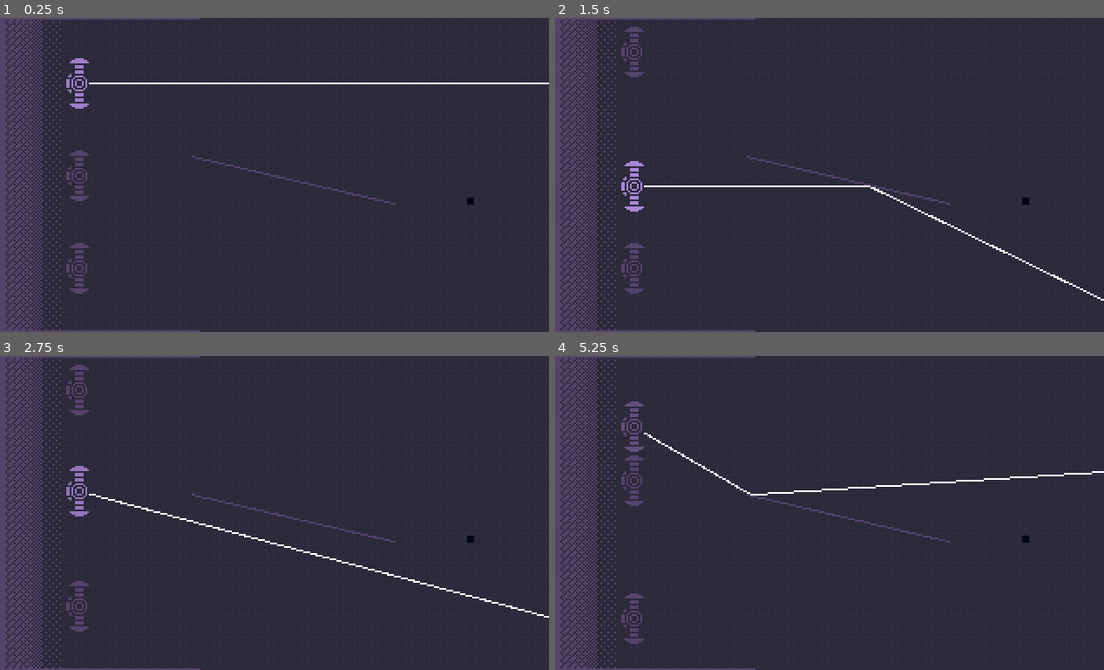
Above: before the commit, frames 1-4 (two rows, left to right).
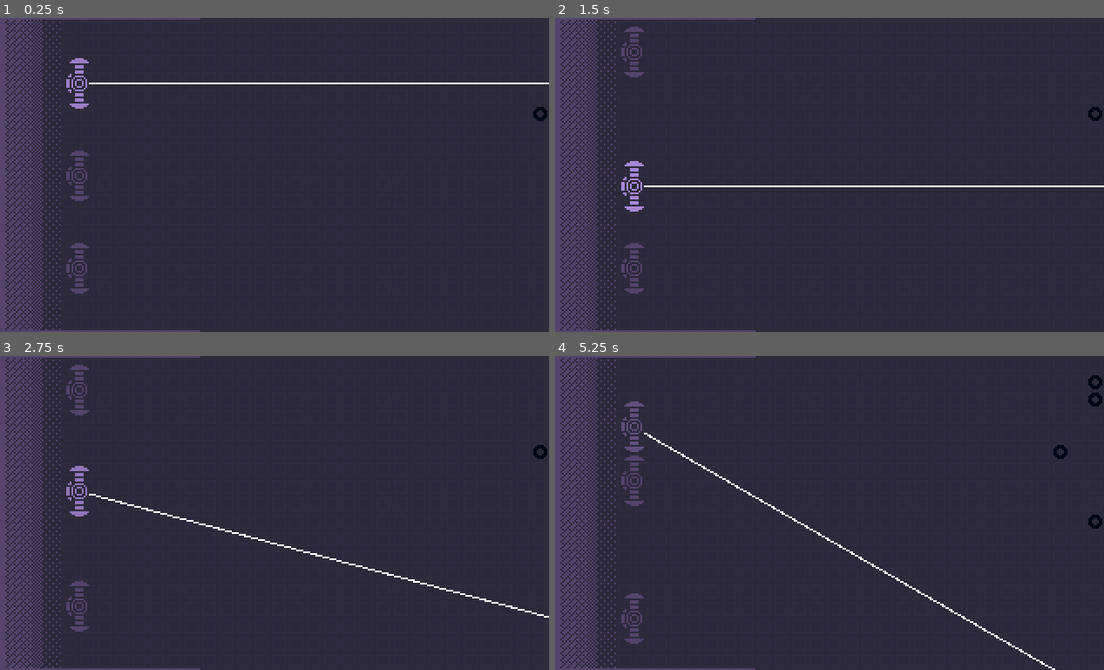
Above: after the commit, the same moments.

Repository: Aurif/Lightwave
Game: Godot game, scene res://scene.tscn
Same seed, same stepped clock (60 frames per second), same inputs: the game is played once before the commit and once after it.
Inputs:
- Up to frame 1 (0.25 s): no input
- Up to frame 2 (1.5 s): tap Enter at 0.5 s; hold A (move_up) 0.53-1.28 s; tap W (switch_angle) at 0.6 s; hold D (move_down) from 1.28 s (still down); tap Shift at 1.35 s
- Up to frame 3 (2.75 s): release D (move_down) at 2.03 s; hold A (move_up) from 2.03 s (still down); tap W (switch_angle) at 2.1 s
- Up to frame 4 (5.25 s): tap Shift at 2.85, 4.35 s; release A (move_up) at 3.53 s; hold D (move_down) from 3.53 s (still down); tap W (switch_angle) at 3.6, 5.1 s

The runs differ from the first frame. In frame 1, 0.3% of the frame differs, in the area x 34-100%, y 28-60%; in frame 2, 0.8%; in frame 3, 0.3%; in frame 4, 1.2%, in the area x 34-100%, y 6-100%.

Commit message:
Added enemy spawning and movement

Diff:
--- /dev/null
+++ b/components/mol/enemy/enemy.tscn
@@ -0,0 +1,8 @@
+[gd_scene load_steps=2 format=3 uid="uid://0x73rcsem3bv"]
+
+[ext_resource type="Texture2D" uid="uid://buchx102g1mv7" path="res://assets/sprites/enemies/default.png" id="1_uy72o"]
+
+[node name="Enemy" type="Sprite2D"]
+z_index = 1
+texture_filter = 1
+texture = ExtResource("1_uy72o")
--- a/components/mol/laser/laser.gd
+++ b/components/mol/laser/laser.gd
@@ -12,7 +12,7 @@
 func _ready() -> void:
     _handle_active_change()
 
-func _physics_process(delta):
+func _physics_process(_delta):
     if not is_active:
         return
     var direction: float = Input.get_action_strength("move_down") \
--- a/components/mol/laser/laser.tscn
+++ b/components/mol/laser/laser.tscn
@@ -8,7 +8,7 @@
 size = Vector2(14, 31)
 
 [node name="Laser" type="CharacterBody2D" node_paths=PackedStringArray("modulate_target")]
-z_index = 2
+z_index = 3
 collision_mask = 3
 motion_mode = 1
 script = ExtResource("1_x6k3c")
--- /dev/null
+++ b/components/org/enemy_manager/enemy_manager.gd
@@ -0,0 +1,65 @@
+extends Node
+
+@export var enemy_prefab: PackedScene
+@export var max_size: Vector2i
+@export var tick_on_start: bool = true
+
+var enemy_map: Dictionary[Vector2i, Node2D] = {}
+const MOVE_DISTANCE: int = 2
+
+signal AfterTick
+
+func _ready() -> void:
+    if tick_on_start:
+        tick_enemies.call_deferred()
+
+func tick_enemies() -> void:
+    _move_enemies()
+    _spawn_enemy_wave()
+
+    AfterTick.emit()
+
+###
+### Movement
+###
+func _move_enemies() -> void:
+    var new_map: Dictionary[Vector2i, Node2D] = {}
+    var max_reachable: Dictionary[int, int] = {}
+
+    var current_positions: Array[Vector2i] = enemy_map.keys()
+    current_positions.sort_custom(func(a: Vector2i, b: Vector2i) -> bool:
+        if a.y != b.y:
+            return a.y < b.y        # lowest y first
+        return a.x > b.x            # highest x first
+    )
+
+    for pos in current_positions:
+        var new_x: int = min(max_reachable.get(pos.y, max_size.x+1)-1, pos.x+MOVE_DISTANCE)
+        max_reachable[pos.y] = new_x
+        new_map[Vector2i(new_x, pos.y)] = enemy_map[pos]
+        _move_enemy(enemy_map[pos], Vector2i(new_x, pos.y))
+
+    enemy_map = new_map
+
+func _move_enemy(node: Node2D, new_pos: Vector2i) -> void:
+    node.position = new_pos * Vector2i(-10, 10) + Vector2i(-5, 5)
+
+###
+### Spawning
+###
+func _spawn_enemy_wave(layer: int = 0) -> void:
+    var valid_spawn_points: Array[Vector2i] = []
+    for y in range(max_size.y+1):
+        if enemy_map.has(Vector2i(layer, y)):
+            continue
+        valid_spawn_points.append(Vector2i(layer, y))
+
+    valid_spawn_points.shuffle()
+    for i in range(randi_range(1, min(3, len(valid_spawn_points)))):
+        _spawn_enemy(valid_spawn_points[i])
+
+func _spawn_enemy(pos: Vector2i) -> void:
+    var node: Node2D = enemy_prefab.instantiate()
+    add_child(node)
+    node.position = pos * Vector2i(-10, 10) + Vector2i(-5, 5)
+    enemy_map[pos] = node
--- a/scene.tscn
+++ b/scene.tscn
@@ -1,8 +1,10 @@
-[gd_scene load_steps=9 format=3 uid="uid://cro2m5utrrmnf"]
+[gd_scene load_steps=11 format=3 uid="uid://cro2m5utrrmnf"]
 
 [ext_resource type="Texture2D" uid="uid://228xusoviqnl" path="res://assets/sprites/base.png" id="3_3253y"]
 [ext_resource type="Texture2D" uid="uid://cojumbjwvp5mf" path="res://assets/sprites/bg.png" id="3_m7jmp"]
 [ext_resource type="PackedScene" uid="uid://chs5l1e6nieeb" path="res://components/mol/laser/laser.tscn" id="3_u3cyc"]
+[ext_resource type="Script" uid="uid://bw0oganconan3" path="res://components/org/enemy_manager/enemy_manager.gd" id="4_m7jmp"]
+[ext_resource type="PackedScene" uid="uid://0x73rcsem3bv" path="res://components/mol/enemy/enemy.tscn" id="5_y2354"]
 
 [sub_resource type="WorldBoundaryShape2D" id="WorldBoundaryShape2D_3253y"]
 normal = Vector2(1, 0)
@@ -18,14 +20,16 @@
 [sub_resource type="RectangleShape2D" id="RectangleShape2D_u3cyc"]
 size = Vector2(120, 1)
 
-[node name="Node2D" type="Node2D"]
+[node name="Root" type="Node2D"]
 
-[node name="BG - Color" type="ColorRect" parent="."]
+[node name="PlayArea" type="Node" parent="."]
+
+[node name="BG - Color" type="ColorRect" parent="PlayArea"]
 offset_right = 320.0
 offset_bottom = 180.0
 color = Color(0.16862746, 0.16078432, 0.22745098, 1)
 
-[node name="BG - Pattern" type="TextureRect" parent="."]
+[node name="BG - Pattern" type="TextureRect" parent="PlayArea"]
 texture_filter = 1
 offset_left = 40.0
 offset_right = 320.0
@@ -33,14 +37,7 @@
 texture = ExtResource("3_m7jmp")
 stretch_mode = 1
 
-[node name="ProtoEnemy" type="ColorRect" parent="."]
-offset_left = 273.0
-offset_top = 103.0
-offset_right = 277.0
-offset_bottom = 107.0
-color = Color(0.011764706, 0.023529412, 0.09019608, 1)
-
-[node name="Base" type="NinePatchRect" parent="."]
+[node name="Base" type="NinePatchRect" parent="PlayArea"]
 z_index = 10
 texture_filter = 1
 offset_right = 40.0
@@ -51,79 +48,71 @@
 axis_stretch_horizontal = 1
 axis_stretch_vertical = 1
 
-[node name="WorldBorder" type="StaticBody2D" parent="."]
+[node name="WorldBorder" type="StaticBody2D" parent="PlayArea"]
 collision_layer = 2
 collision_mask = 0
 
-[node name="Left" type="CollisionShape2D" parent="WorldBorder"]
+[node name="Left" type="CollisionShape2D" parent="PlayArea/WorldBorder"]
 position = Vector2(-3, 1)
 shape = SubResource("WorldBoundaryShape2D_3253y")
 
-[node name="Right" type="CollisionShape2D" parent="WorldBorder"]
+[node name="Right" type="CollisionShape2D" parent="PlayArea/WorldBorder"]
 position = Vector2(323, 6)
 shape = SubResource("WorldBoundaryShape2D_u3cyc")
 
-[node name="Top" type="CollisionShape2D" parent="WorldBorder"]
+[node name="Top" type="CollisionShape2D" parent="PlayArea/WorldBorder"]
 position = Vector2(211, -5)
 shape = SubResource("WorldBoundaryShape2D_m7jmp")
 
-[node name="Bottom" type="CollisionShape2D" parent="WorldBorder"]
+[node name="Bottom" type="CollisionShape2D" parent="PlayArea/WorldBorder"]
 position = Vector2(186, 183)
 shape = SubResource("WorldBoundaryShape2D_y2354")
 
-[node name="Wall - Top" type="ColorRect" parent="."]
+[node name="Wall - Top" type="ColorRect" parent="PlayArea"]
 z_index = 10
 offset_right = 120.0
 offset_bottom = 1.0
 color = Color(0.32941177, 0.2627451, 0.41960785, 1)
 
-[node name="StaticBody2D" type="StaticBody2D" parent="Wall - Top"]
+[node name="StaticBody2D" type="StaticBody2D" parent="PlayArea/Wall - Top"]
 collision_layer = 2
 
-[node name="CollisionShape2D" type="CollisionShape2D" parent="Wall - Top/StaticBody2D"]
+[node name="CollisionShape2D" type="CollisionShape2D" parent="PlayArea/Wall - Top/StaticBody2D"]
 position = Vector2(60, 0.5)
 shape = SubResource("RectangleShape2D_u3cyc")
 
-[node name="Wall - Top2" type="ColorRect" parent="."]
-z_index = 10
-offset_left = 115.0
-offset_top = 79.0
-offset_right = 235.0
-offset_bottom = 80.0
-rotation = 0.22814192
-color = Color(0.32941177, 0.2627451, 0.41960785, 1)
-
-[node name="StaticBody2D" type="StaticBody2D" parent="Wall - Top2"]
-collision_layer = 2
-
-[node name="CollisionShape2D" type="CollisionShape2D" parent="Wall - Top2/StaticBody2D"]
-position = Vector2(60, 0.5)
-shape = SubResource("RectangleShape2D_u3cyc")
-
-[node name="Wall - Bottom" type="ColorRect" parent="."]
+[node name="Wall - Bottom" type="ColorRect" parent="PlayArea"]
 z_index = 10
 offset_top = 179.0
 offset_right = 120.0
 offset_bottom = 180.0
 color = Color(0.32941177, 0.2627451, 0.41960785, 1)
 
-[node name="StaticBody2D" type="StaticBody2D" parent="Wall - Bottom"]
+[node name="StaticBody2D" type="StaticBody2D" parent="PlayArea/Wall - Bottom"]
 collision_layer = 2
 
-[node name="CollisionShape2D" type="CollisionShape2D" parent="Wall - Bottom/StaticBody2D"]
+[node name="CollisionShape2D" type="CollisionShape2D" parent="PlayArea/Wall - Bottom/StaticBody2D"]
 position = Vector2(60, 0.5)
 shape = SubResource("RectangleShape2D_u3cyc")
 
-[node name="Laser" parent="." instance=ExtResource("3_u3cyc")]
+[node name="Lasers" type="Node" parent="."]
+
+[node name="Laser" parent="Lasers" instance=ExtResource("3_u3cyc")]
 position = Vector2(50, 37)
-is_active = true
 
-[node name="Laser2" parent="." instance=ExtResource("3_u3cyc")]
+[node name="Laser2" parent="Lasers" instance=ExtResource("3_u3cyc")]
 position = Vector2(50, 90)
 
-[node name="Laser3" parent="." instance=ExtResource("3_u3cyc")]
+[node name="Laser3" parent="Lasers" instance=ExtResource("3_u3cyc")]
 position = Vector2(50, 143)
 
-[connection signal="OnFired" from="Laser" to="Laser2" method="set_active"]
-[connection signal="OnFired" from="Laser2" to="Laser3" method="set_active"]
-[connection signal="OnFired" from="Laser3" to="Laser" method="set_active"]
+[node name="Enemies" type="Node2D" parent="."]
+position = Vector2(320, 0)
+script = ExtResource("4_m7jmp")
+enemy_prefab = ExtResource("5_y2354")
+max_size = Vector2i(25, 18)
+
+[connection signal="OnFired" from="Lasers/Laser" to="Lasers/Laser2" method="set_active"]
+[connection signal="OnFired" from="Lasers/Laser2" to="Lasers/Laser3" method="set_active"]
+[connection signal="OnFired" from="Lasers/Laser3" to="Enemies" method="tick_enemies"]
+[connection signal="AfterTick" from="Enemies" to="Lasers/Laser" method="set_active"]
Binary file added: assets/sprites/enemies/default.png
Not shown, added: assets/sprites/enemies/default.png.import
Not shown, added: components/org/enemy_manager/enemy_manager.gd.uid
